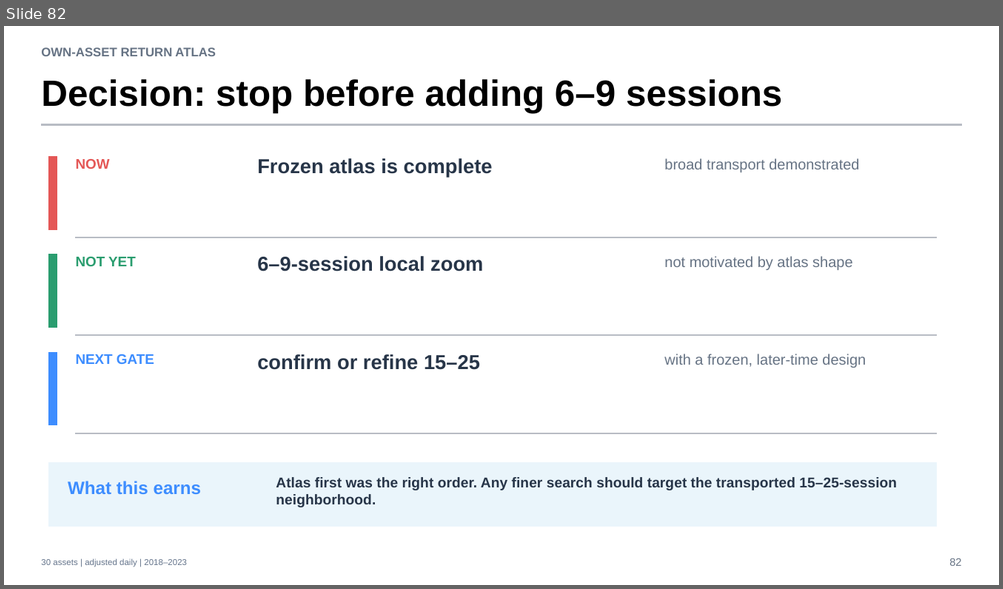
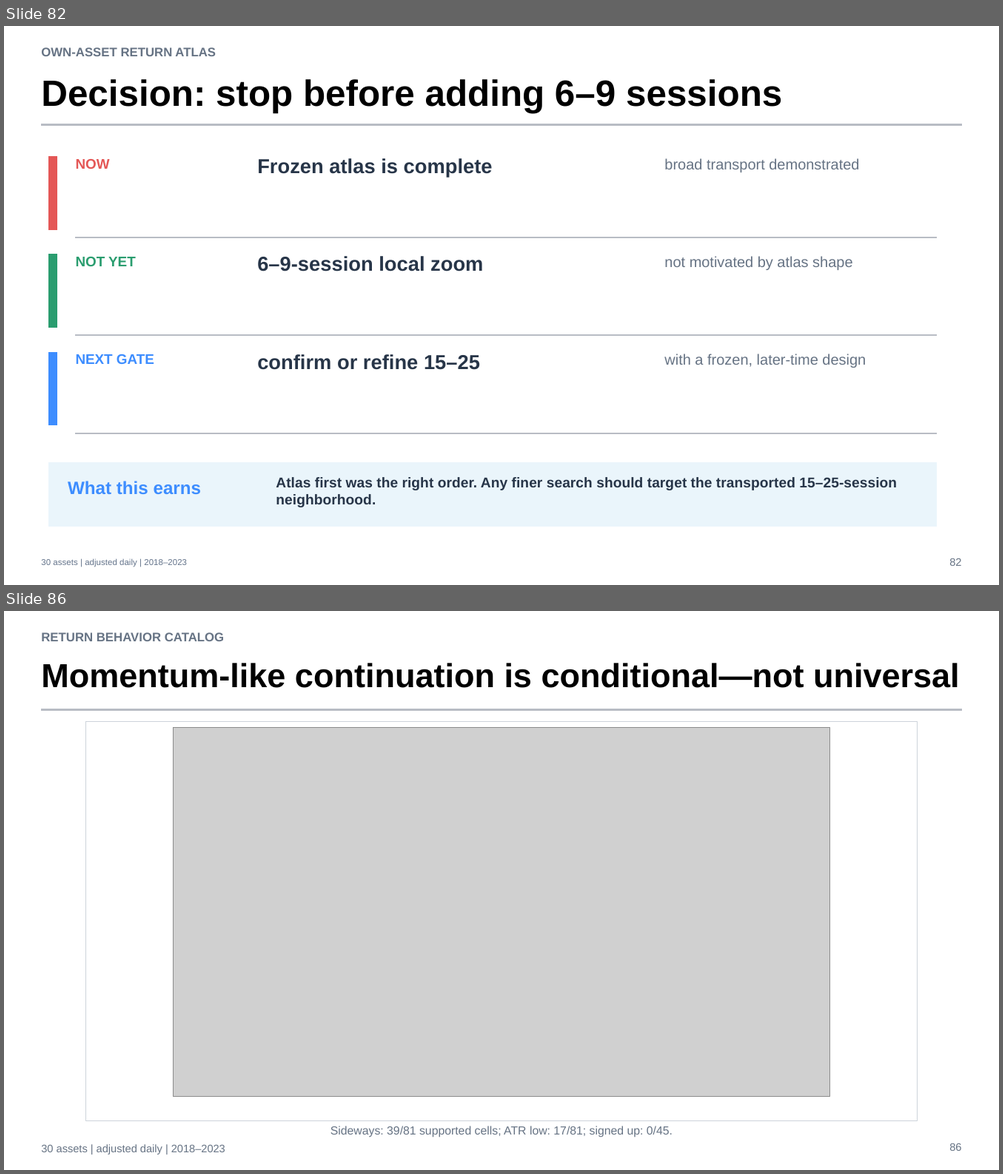
Before and after one commit to Francisc0Franc0/Time-Series-Modeling-Gen5, a slide deck: operator_hypothesis_lab/presentations/tsla_descriptive_microscope_evidence.pptx. Shown one above the other, each under a label of ours: slide 82 before the commit, slides 82 and 86 after it; the slides between them are not shown. The pictures are 1003x589 and 1003x1174 pixels, drawn with LibreOffice and Linux fonts; fonts in the diff are those of the drawing; grey boxes stand for pictures. Boxes give left, top, right and bottom in pixels: in the first picture for what was removed or moved away, otherwise in the second. Text is boxed around its words. In the diff, an @@ line names an element or a change of style, - is before the commit and + after.

Commit message:
research: catalog return-geometry behaviors

```diff
--- a/operator_hypothesis_lab/presentations/tsla_descriptive_microscope_evidence.pptx
+++ b/operator_hypothesis_lab/presentations/tsla_descriptive_microscope_evidence.pptx
@@ slide 86 added at [4,611,999,1170], background #FFFFFF @@
@@ text added at [41,632,224,641], 12 pt, text #667384, bold @@
+RETURN BEHAVIOR CATALOG
@@ text added at [41,663,959,688], 32.2 pt, text #000000, bold @@
+Momentum-like continuation is conditional—not universal
@@ rectangle added at [41,709,962,710], fill #B8BCC4, outline #B8BCC4 0 pt @@
@@ rectangle added at [85,721,917,1122], fill #FFFFFF, outline #CDD3DA 0.75 pt @@
@@ picture added at [173,727,830,1096] @@
@@ text added at [330,1126,672,1138], 11.2 pt, text #667384 @@
+Sideways: 39/81 supported cells; ATR low: 17/81; signed up: 0/45.
@@ text added at [41,1145,225,1155], 10.5 pt, text #667384 @@
+30 assets | adjusted daily | 2018–2023
@@ text added at [949,1144,961,1151], 10.5 pt, text #667384 @@
+86
```
Also in this commit, not shown: 6 other slides added, 5 other files.
